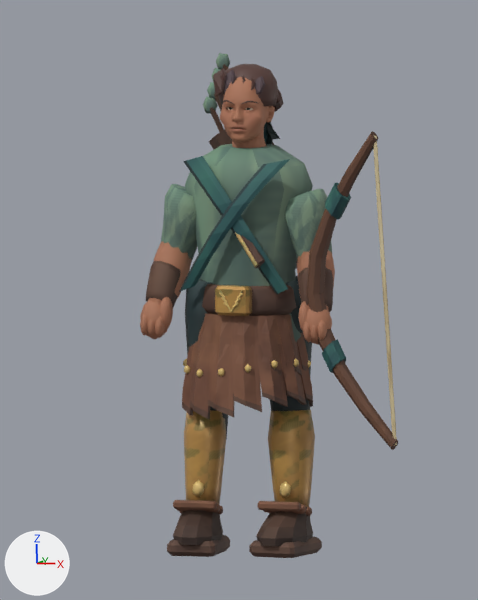
Renders of the Blender file art/blend/toxotes.blend from each side of a commit.
The view is the same before and after, from the file's camera 'Art review camera'. Lighting does not change. The marker at lower left points along +X, +Y and +Z. The picture after the commit comes second.

Objects in the first picture: 'toxotes'.
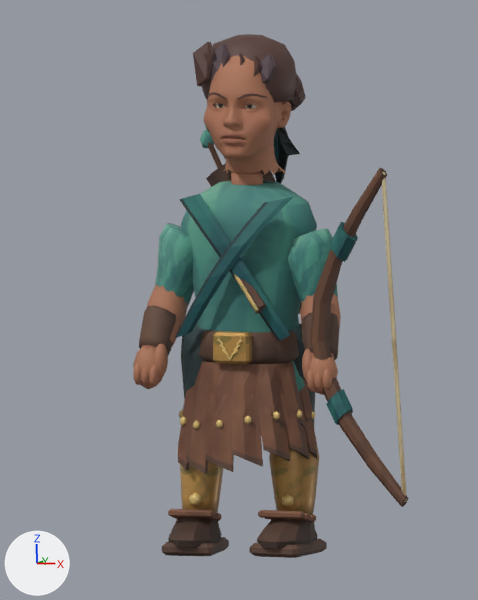
Pixel boxes [x1, y1, x2, y2] of what changed, in the pictures (478 x 600 px; the box of a moved part takes in the faces that stretch with it):
'toxotes', reshaped, recoloured (7% wider)
    before: [140, 53, 398, 558]
    after: [133, 34, 408, 558]
part 1 of me_toxotes_color_and_skin, moved or reshaped
    before: [203, 97, 218, 113]
    after: [200, 130, 214, 148]
part 2 of me_toxotes_color_and_skin, moved or reshaped (not visible afterwards)
    before: [207, 82, 215, 99]
part 3 of me_toxotes_color_and_skin, moved or reshaped (not visible afterwards)
    before: [216, 53, 230, 69]
part 4 of me_toxotes_color_and_skin, moved or reshaped
    before: [210, 108, 224, 132]
    after: [208, 142, 222, 168]
part 5 of me_toxotes_color_and_skin, moved or reshaped (not visible afterwards)
    before: [214, 94, 222, 111]
part 6 of me_toxotes_color_and_skin, moved or reshaped (mostly hidden)
    before: [209, 129, 298, 269]
    after: [206, 163, 301, 314]
part 7 of me_toxotes_color_and_skin, moved or reshaped
    before: [220, 290, 231, 312]
    after: [218, 336, 230, 360]
part 8 of me_toxotes_color_and_skin, moved or reshaped
    before: [231, 290, 242, 312]
    after: [230, 337, 242, 360]
part 9 of me_toxotes_color_and_skin, moved or reshaped
    before: [218, 64, 278, 106]
    after: [201, 34, 297, 102]
part 10 of me_toxotes_color_and_skin, moved or reshaped (mostly hidden before)
    before: [264, 122, 280, 145]
    after: [274, 127, 300, 183]
part 11 of me_toxotes_color_and_skin, moved or reshaped
    before: [246, 108, 253, 110]
    after: [245, 104, 257, 109]
part 12 of me_toxotes_color_and_skin, moved or reshaped
    before: [227, 107, 233, 110]
    after: [215, 103, 225, 108]
part 13 of me_toxotes_color_and_skin, moved or reshaped
    before: [220, 77, 275, 147]
    after: [203, 55, 291, 175]
part 14 of me_toxotes_color_and_skin, moved or reshaped
    before: [140, 68, 398, 558]
    after: [133, 42, 408, 558]
part 15 of me_toxotes_color_and_skin, recoloured
    before: [146, 53, 398, 558]
    after: [139, 36, 408, 558]

The change, as a list of edits to the scene's bpy script:
```text
Change me_toxotes_color_and_skin:
    used by ob_toxotes; location = (0.0, 0.0, 0.0)
    remove me_toxotes_color_and_skin.from_pydata(...)  # 5495 vertices, 6975 faces; spans x -0.32..0.56, y -0.21..0.25, z -0.01..1.55
    add me_toxotes_color_and_skin.from_pydata(...)  # 5495 vertices, 6975 faces; spans x -0.34..0.59, y -0.23..0.26, z -0.01..1.63
    me_toxotes_color_and_skin part 1: the loose piece of 12 vertices spanning x -0.2..-0.16, y 0.16..0.18, z 1.36..1.41 is moved by (-0.01, 0.01, -0.11)
    me_toxotes_color_and_skin part 2: the loose piece of 12 vertices spanning x -0.19..-0.14, y 0.16..0.18, z 1.41..1.46 is moved by (-0.01, 0.01, -0.11)
    me_toxotes_color_and_skin part 3: the loose piece of 12 vertices spanning x -0.16..-0.11, y 0.16..0.18, z 1.5..1.55 is moved by (-0.01, 0.01, -0.1)
    me_toxotes_color_and_skin part 4: the loose piece of 12 vertices spanning x -0.18..-0.07, y 0.16..0.18, z 1.17..1.38 is moved by (-0.01, 0.01, -0.12)
    me_toxotes_color_and_skin part 5: the loose piece of 12 vertices spanning x -0.17..-0.04, y 0.16..0.18, z 1.19..1.43 is scaled about its middle by 1.07, then moved by (-0.01, 0.01, -0.12)
    me_toxotes_color_and_skin part 6: the loose piece of 27 vertices spanning x -0.17..0.2, y 0.08..0.25, z 0.84..1.38 is scaled about its middle by 1.07, then moved by (0.0, 0.01, -0.13)
    me_toxotes_color_and_skin part 7: the loose piece of 15 vertices spanning x -0.04..0.0, y -0.16, z 0.77..0.84 is moved by (0.0, -0.01, -0.15)
    me_toxotes_color_and_skin part 8: the loose piece of 15 vertices spanning x 0.0..0.04, y -0.16, z 0.77..0.84 is moved by (0.0, -0.01, -0.15)
    me_toxotes_color_and_skin part 9: the loose piece of 100 vertices spanning x -0.1..0.1, y -0.08..0.09, z 1.41..1.54 is scaled about its middle by 1.6, then moved by (0.0, 0.01, 0.05)
    me_toxotes_color_and_skin part 10: the loose piece of 70 vertices spanning x -0.02..0.07, y 0.07..0.14, z 1.22..1.43 is scaled about its middle by 1.6, then moved by (0.02, 0.07, -0.03)
    me_toxotes_color_and_skin part 11: the loose piece of 140 vertices spanning x 0.02..0.04, y -0.08..-0.06, z 1.39..1.42 is moved by (0.02, -0.04, 0.01)
    me_toxotes_color_and_skin part 12: the loose piece of 140 vertices spanning x -0.04..-0.02, y -0.08..-0.06, z 1.39..1.42 is moved by (-0.02, -0.04, 0.01)
    me_toxotes_color_and_skin part 13: the loose piece of 1607 vertices spanning x -0.09..0.09, y -0.12..0.08, z 1.26..1.52 is scaled about its middle by 1.6, then moved by (0.0, -0.01, 0.0)
    me_toxotes_color_and_skin part 14: 3089 of 5495 vertices moved; they spanned x -0.32..0.56, y -0.21..0.18, z -0.01..1.53 and now span x -0.34..0.59, y -0.23..0.19, z -0.01..1.61; mean shift (0.0, -0.01, -0.12); largest move (0.54, -0.16, 0.34) -> (0.57, -0.17, 0.17)
    me_toxotes_color_and_skin part 15: 3752 faces centred in x -0.31..0.55, y -0.21..0.24, z -0.01..1.55 are repainted in the vertex colours; the middle colour goes from brown #765c4a to brown #705c4a
    other edits to the shape of me_toxotes_color_and_skin do not show in these pictures
```
